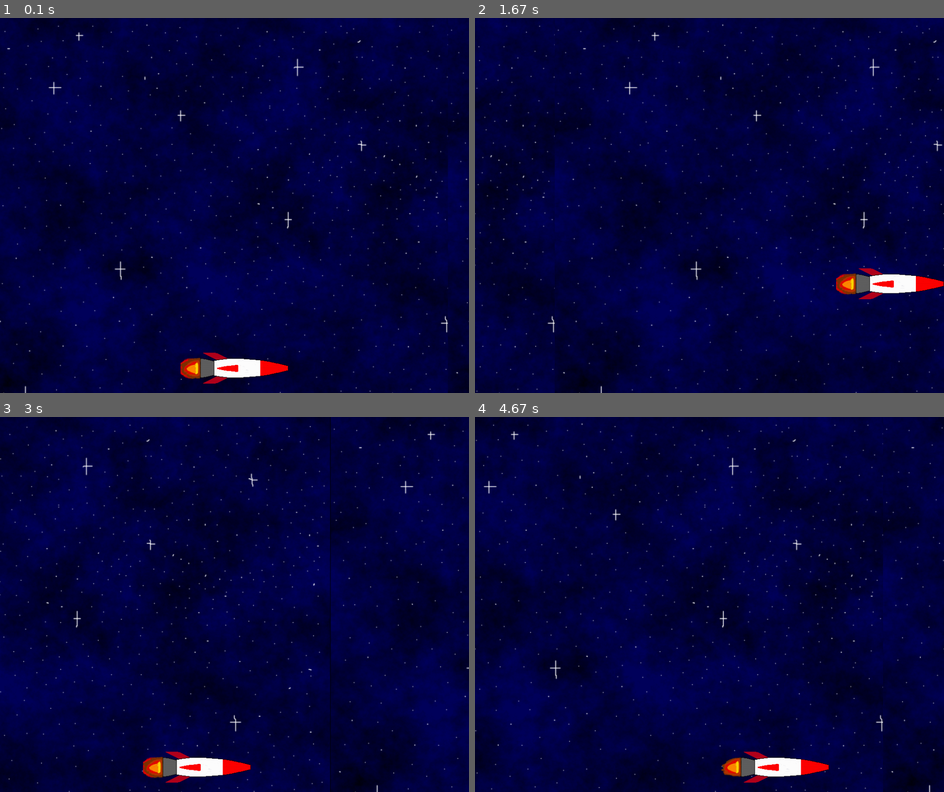
Above: before the commit, frames 1-4 (two rows, left to right).
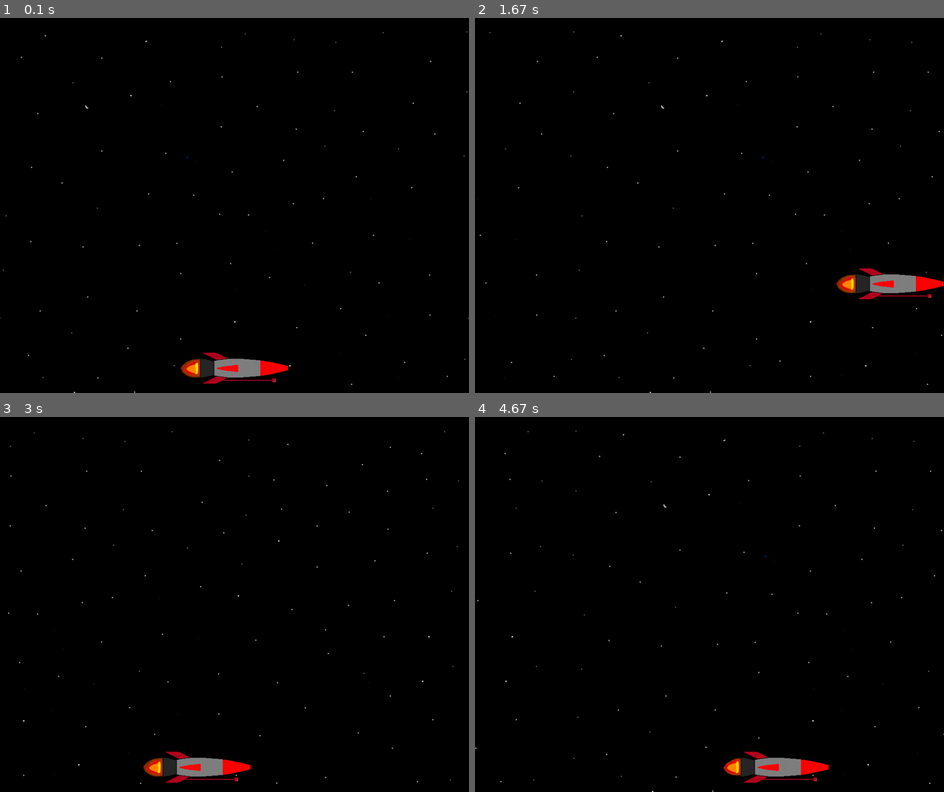
Above: after the commit, the same moments.

Repository: PismerovKir/YandexPygameProject
Game: pygame game, started from Тест прога.py
Two runs of this game, one before a commit and one after it. Both use one fixed random seed, a clock stepped at 60 frames per second and the inputs below.
Inputs:
- Up to frame 1 (0.1 s): no input
- Up to frame 2 (1.67 s): hold Right 0.33-0.8 s; hold Up 0.83-1.13 s; hold Right 1.17-1.63 s
- Up to frame 3 (3 s): hold Left 1.67-2.2 s; hold Down 2.23-2.53 s; hold Left 2.57-2.97 s
- Up to frame 4 (4.67 s): hold Up 3-3.37 s; hold Right 3.4-4.03 s; hold Down 4.07-4.43 s; hold Left from 4.47 s (still down)

The runs differ from the first frame. In frame 1, 99% of the frame differs, in the area x 0-100%, y 0-100%; in frame 2, 99%; in frame 3, 99%; in frame 4, 99%.

Commit message:
я перерисовала фон и теперь там не видно перехода, переделала огонь корабля и нарисовала ему пушку, только пули все выходят из носа корабля, а не из самой пушки

Diff:
--- a/Тест прога.py
+++ b/Тест прога.py
@@ -99,11 +99,11 @@
 all_sprites.add(spaceship)
 bullets = pygame.sprite.Group()
 
-background = load_image('fon.png')
-background2 = load_image('fon.png')
+background = load_image('fon3.png')
+background2 = load_image('fon3.png')
 background_rect = background.get_rect()
 background_rect2 = background.get_rect()
-background_rect2.x =  WIDTH
+background_rect2.x = WIDTH
 
 running = True
 while running:
Binary file added: data/fon2.png
Binary file added: data/fon3.png
Binary file changed: data/korabl1.png
Binary file changed: data/korabl2.png
Binary file changed: data/korabl3.png
